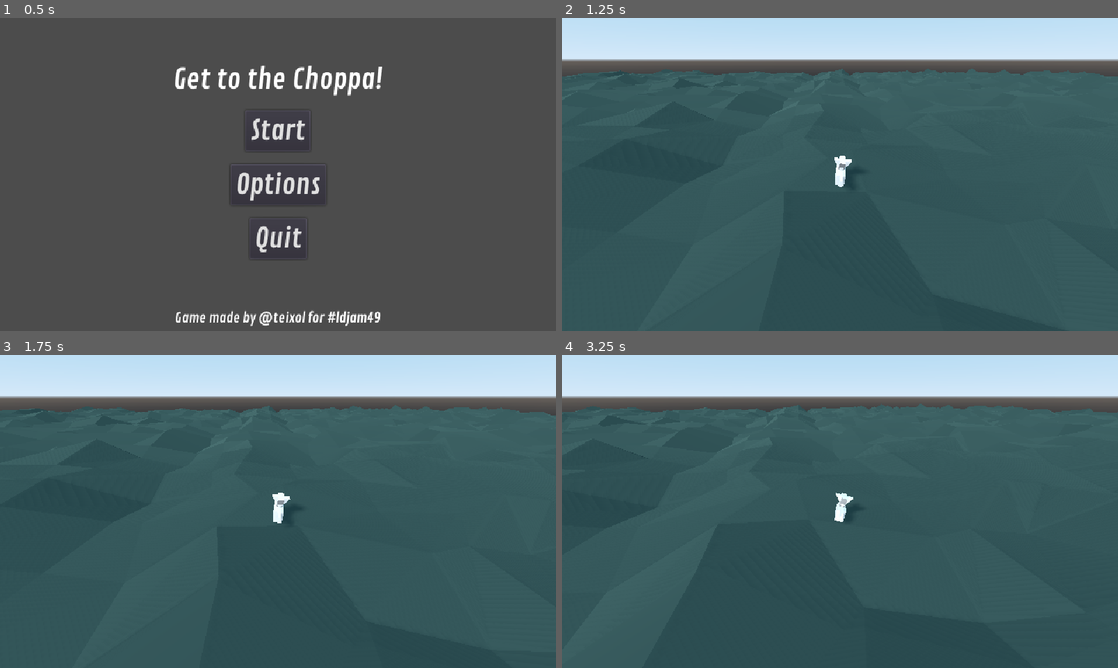
Above: before the commit, frames 1-4 (two rows, left to right).
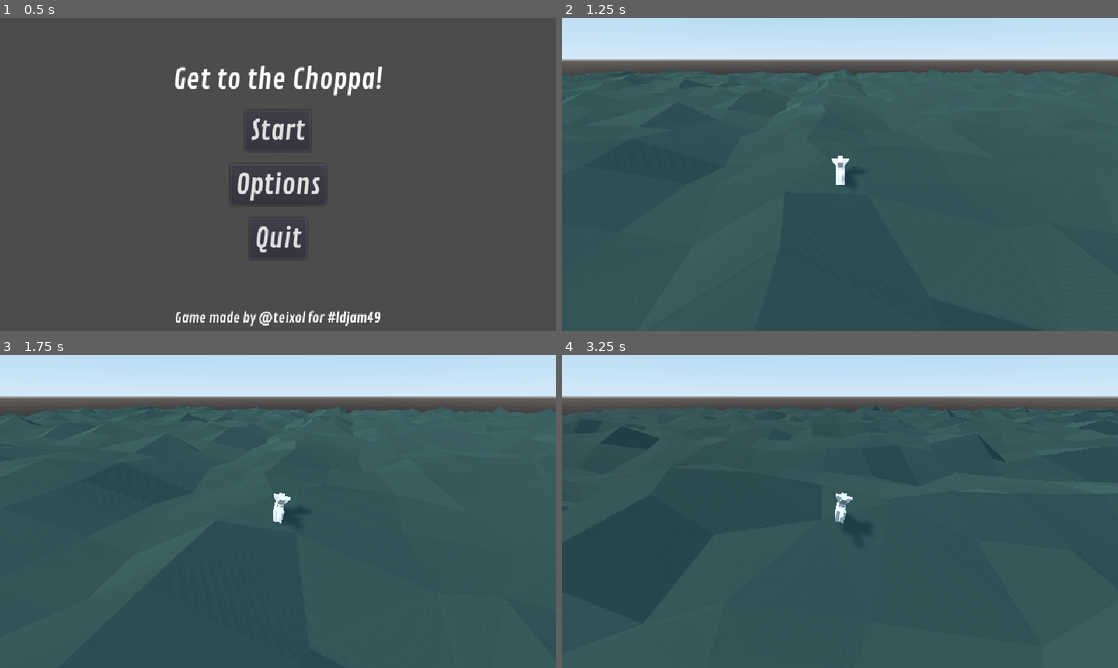
Above: after the commit, the same moments.

Repository: guilhermehto/chopper-rescue
Game: Godot game, scene res://interface/MainMenu.tscn
Same seed, same stepped clock (60 frames per second), same inputs: the game is played once before the commit and once after it.
Inputs:
- Up to frame 1 (0.5 s): no input
- Up to frame 2 (1.25 s): click "Start" at 0.5 s
- Up to frame 3 (1.75 s): hold Right (cyclic_right) from 1.28 s (still down)
- Up to frame 4 (3.25 s): release Right (cyclic_right) at 2.03 s; hold S (collective_down) 2.03-2.78 s; hold Right (cyclic_right) from 2.78 s (still down)

Frame 1 is identical in both runs. In frame 2, 0.4% of the frame differs, in the area x 0-100%, y 16-54%; in frame 3, 0.6%; in frame 4, 2.8%, in the area x 0-100%, y 16-84%.

Commit message:
Fix rotation and controller

Diff:
--- a/entities/chopper/PhysicsChopper.gd
+++ b/entities/chopper/PhysicsChopper.gd
@@ -1,10 +1,14 @@
 extends RigidBody
 
-#const COLLECTIVE_SPEED: float = 0.3 # how quickly the collective goes up and down
+onready var mesh: Spatial = $ChopperMesh
+
 const COLLECTIVE_SPEED: float = 0.8 # how quickly the collective goes up and down
+const MAX_ROTATION: float = deg2rad(30)
 
-export var engine_force: float = 6000
+export var engine_force: float = 10000
+export var linear_force: float = 6000
 export var tail_engine_force: float = 3000
+export var rotate_speed: float = .5
 
 var collective: float = 0 setget _set_collective
 
@@ -20,14 +24,26 @@
 		Input.get_action_strength("cyclic_right") - Input.get_action_strength("cyclic_left")
 	)
 
-	add_torque(-global_transform.basis.z * tail_engine_force / 2 * cyclic.y)
-	add_torque(global_transform.basis.x * tail_engine_force * cyclic.x)
+	add_force(global_transform.basis.z.rotated(global_transform.basis.x, 0) * linear_force * cyclic.x, Vector3.ZERO)
 
-	var forward_force = Vector3.UP.dot(Vector3(0, rotation.x, 0))
-	add_force(global_transform.basis.z.rotated(global_transform.basis.x, 0) * engine_force * 2 * forward_force, Vector3.ZERO)
+	add_force(Vector3.RIGHT.rotated(Vector3.UP, rotation.y) * linear_force * cyclic.y, Vector3.ZERO)
 
-	var side_force = -Vector3.UP.dot(Vector3(0, rotation.z, 0))
-	add_force(Vector3.RIGHT.rotated(Vector3.UP, rotation.y) * engine_force * 2 * side_force, Vector3.ZERO)
+	if cyclic.x != 0:
+		mesh.rotation.x = clamp(mesh.rotation.x + cyclic.x * rotate_speed * delta, -MAX_ROTATION, MAX_ROTATION)
+	elif mesh.rotation.x != 0:
+		if mesh.rotation.x > 0:
+			mesh.rotation.x = max(0, mesh.rotation.x - rotate_speed * delta)
+		else:
+			mesh.rotation.x = min(0, mesh.rotation.x + rotate_speed * delta)
+
+	if cyclic.y != 0:
+		mesh.rotation.z = clamp(mesh.rotation.z + -cyclic.y * rotate_speed * delta, -MAX_ROTATION, MAX_ROTATION)
+	elif mesh.rotation.z != 0:
+		if mesh.rotation.z > 0:
+			mesh.rotation.z = max(0, mesh.rotation.z - rotate_speed * delta)
+		else:
+			mesh.rotation.z = min(0, mesh.rotation.z + rotate_speed * delta)
+
 
 
 func _set_collective(value: float) -> void:
--- a/entities/chopper/PhysicsChopper.tscn
+++ b/entities/chopper/PhysicsChopper.tscn
@@ -9,10 +9,12 @@
 
 [node name="PhysicsChopper" type="RigidBody"]
 mass = 500.0
+gravity_scale = 3.0
+axis_lock_angular_x = true
+axis_lock_angular_z = true
 linear_damp = 2.0
 angular_damp = 5.0
 script = ExtResource( 2 )
-engine_force = 8000.0
 tail_engine_force = 4000.0
 
 [node name="ChopperMesh" parent="." instance=ExtResource( 1 )]
--- a/game/Game.tscn
+++ b/game/Game.tscn
@@ -171,8 +171,9 @@
 [node name="PhysicsChopper" parent="." instance=ExtResource( 1 )]
 transform = Transform( 1, 0, 0, 0, 1, 0, 0, 0, 1, 0, 4, 0 )
 physics_material_override = SubResource( 6 )
-linear_damp = 1.0
-engine_force = 16000.0
-tail_engine_force = 2000.0
+linear_damp = 0.5
+engine_force = 20000.0
+linear_force = 10000.0
+tail_engine_force = 5000.0
 
 [node name="Map" parent="." instance=ExtResource( 2 )]
--- a/project.godot
+++ b/project.godot
@@ -87,6 +87,7 @@
 [physics]
 
 common/enable_pause_aware_picking=true
+3d/physics_engine="Bullet"
 
 [rendering]
 
